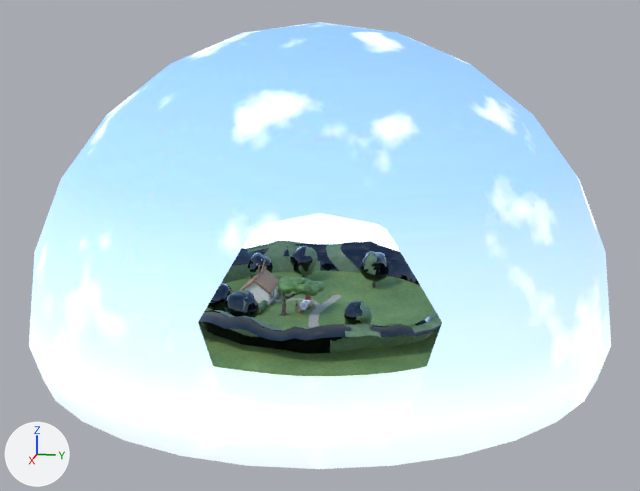
One commit to the glTF model unity/Fable/Assets/Fable/Models/MadTeaParty/mad_tea_party.gltf: the scene before it, then after it.
The view is the same before and after, from a 50 mm lens placed at (134.5, 26.9, 44.2), pointed at (2.1, 0.4, 11.1). The axes (+X, +Y, +Z) are drawn at lower left. The lights are the same throughout. The picture after the commit comes second. Everything nearer to the camera than a plane just in front of the edit is cut away. Where no turn or scale is listed for an object, it has been applied to the vertices. Vertices at exactly the same position are counted once.

Objects in the first picture: 'MESH_FarTrees', 'MESH_Grass', 'MESH_Leaves', 'MESH_SkyDome' and 6 more.
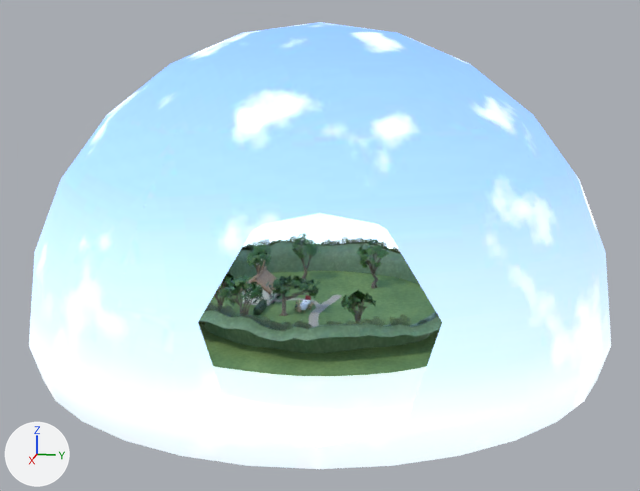
Pixel boxes [x1, y1, x2, y2] of what changed, in the pictures (640 x 491 px):
'veg.crown.FarTrees', added (green): after [217, 233, 389, 316]
'far.treeline', added (mostly hidden): after [198, 236, 436, 340]
'MESH_Leaves', reshaped, moved, recoloured (15% wider, 25% taller): before [278, 277, 325, 296]; after [266, 274, 320, 298]
'MESH_PrivetHedge', added: after [253, 278, 285, 315]
part 1 of me_treeline, deleted: before [207, 246, 389, 324]
part 2 of me_treeline, surface changed (lighter): [199, 241, 442, 353] in both

What changed in the scene script:
```text
Add img_a_oaksprays:
    img_a_oaksprays = load_image('A_OakSprays', 'textures/A_OakSprays.png', 1024, 1024, 'sRGB')
Add img_a_limesprays:
    img_a_limesprays = load_image('A_LimeSprays', 'textures/A_LimeSprays.png', 1024, 1024, 'sRGB')
Add img_a_privetclipped:
    img_a_privetclipped = load_image('A_PrivetClipped', 'textures/A_PrivetClipped.jpg', 1024, 1024, 'sRGB')
Add img_a_treelinecards:
    img_a_treelinecards = load_image('A_TreelineCards', 'textures/A_TreelineCards.png', 1024, 1024, 'sRGB')
Add mat_m_leaves:
    mat_m_leaves = bpy.data.materials.new('M_Leaves')
    # uses the picture img_a_oaksprays
Add mat_m_fartreesprays:
    mat_m_fartreesprays = bpy.data.materials.new('M_FarTreeSprays')
    # uses the picture img_a_limesprays
Add mat_m_privethedge:
    mat_m_privethedge = principled_material('M_PrivetHedge')
    mat_m_privethedge.texture = img_a_privetclipped
    mat_m_privethedge.roughness = 0.6
Add mat_m_treelinecards:
    mat_m_treelinecards = bpy.data.materials.new('M_TreelineCards')
    # uses the picture img_a_treelinecards
Change me_treeline:
    used by ob_mesh_fartrees; location = (0.0, 0.0, 0.0)
    remove me_treeline.from_pydata(...)  # 1452 vertices, 2688 faces; spans x -26.0..26.3, y -26.2..26.8, z -1.9..6.9
    add me_treeline.from_pydata(...)  # 480 vertices, 768 faces; spans x -26.0..26.3, y -26.2..26.8, z -1.9..6.9
    me_treeline part 1: 6 loose pieces with 972 vertices, spanning x -17.4..16.4, y -16.4..10.1, z 1.0..6.7, are deleted
    me_treeline part 2: 768 kept faces spanning x -26.0..26.3, y -26.2..26.8, z -1.9..6.9 get new texture (UV) coordinates
Change me_leaves0:
    used by ob_mesh_leaves; location = (1.2, -1.1, 3.8)
    remove me_leaves0.from_pydata(...)  # 2592 vertices, 5120 faces; spans x -2.75..5.35, y -5.04..1.92, z -1.14..2.4
    remove me_leaves0.materials.append(mat_m_leaves_001)
    add me_leaves0.from_pydata(...)  # 1264 vertices, 632 faces; spans x -1.47..6.63, y -7.7..0.39, z 2.16..6.9
    me_leaves0 part 3: 2592 vertices removed from x -2.75..5.35, y -5.04..1.92, z -1.14..2.4; 1264 vertices added at x -1.47..6.63, y -7.7..0.39, z 2.16..6.9
    add me_leaves0.materials.append(mat_m_leaves)
Add me_fartree0_crown:
    me_fartree0_crown.from_pydata(...)  # 1780 vertices, 890 faces; spans x -17.5..16.6, y -16.7..10.7, z 3.1..9.4
    me_fartree0_crown.materials.append(mat_m_fartreesprays)
Add me_hedge0_1:
    me_hedge0_1.from_pydata(...)  # 380 vertices, 690 faces; spans x -12.5..5.4, y -9.8..-8.6, z 0.1..1.4
    me_hedge0_1.materials.append(mat_m_privethedge)  # picture img_a_privetclipped
Add me_far_treeline:
    me_far_treeline.from_pydata(...)  # 192 vertices, 96 faces; spans x -24.3..24.7, y -24.6..25.0, z 1.5..8.1
    me_far_treeline.materials.append(mat_m_treelinecards)
Change ob_mesh_leaves:
    ob_mesh_leaves.location: (1.2, -1.1, 3.8) -> (0.0, 0.0, 0.0)
Add ob_veg_crown_fartrees:
    ob_veg_crown_fartrees = bpy.data.objects.new('veg.crown.FarTrees', me_fartree0_crown)
    ob_veg_crown_fartrees.location = (0.0, 0.0, 0.0)
Add ob_mesh_privethedge:
    ob_mesh_privethedge = bpy.data.objects.new('MESH_PrivetHedge', me_hedge0_1)
    ob_mesh_privethedge.location = (0.0, 0.0, 0.0)
Add ob_far_treeline:
    ob_far_treeline = bpy.data.objects.new('far.treeline', me_far_treeline)
    ob_far_treeline.location = (0.0, 0.0, 0.0)
```
